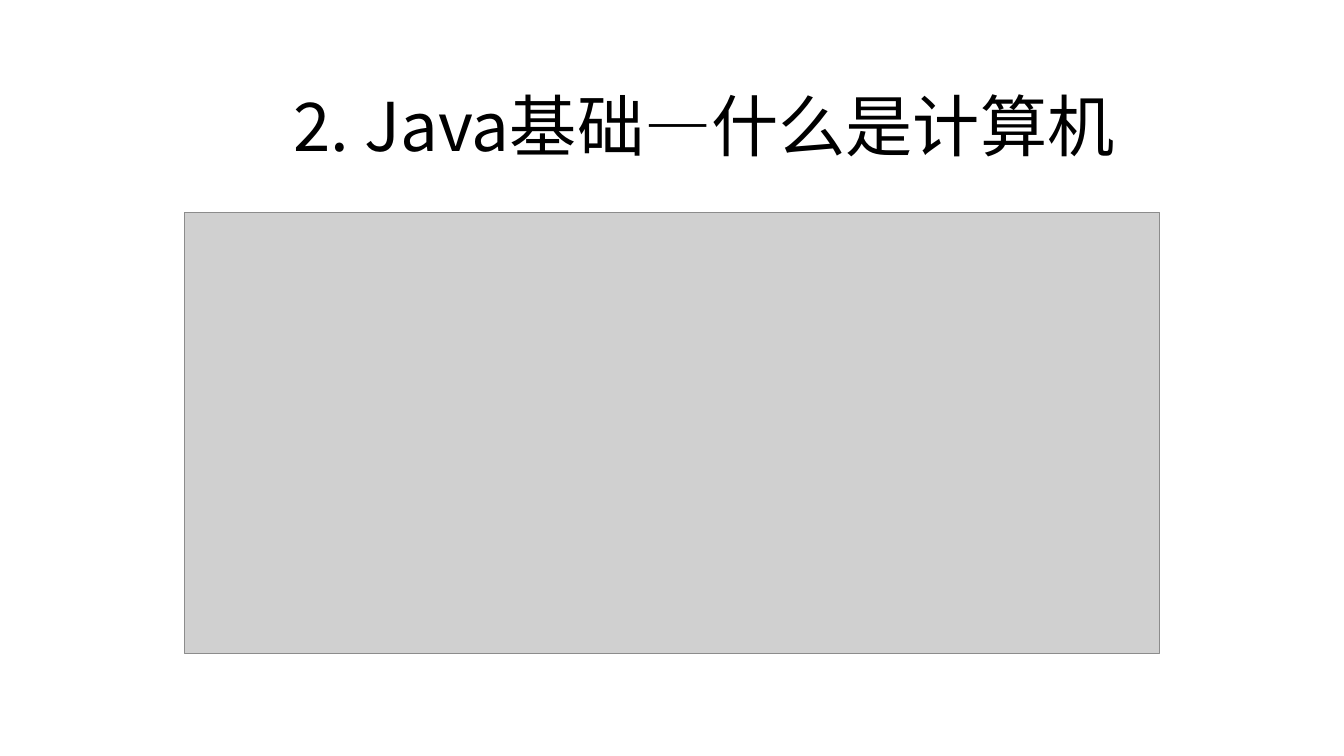
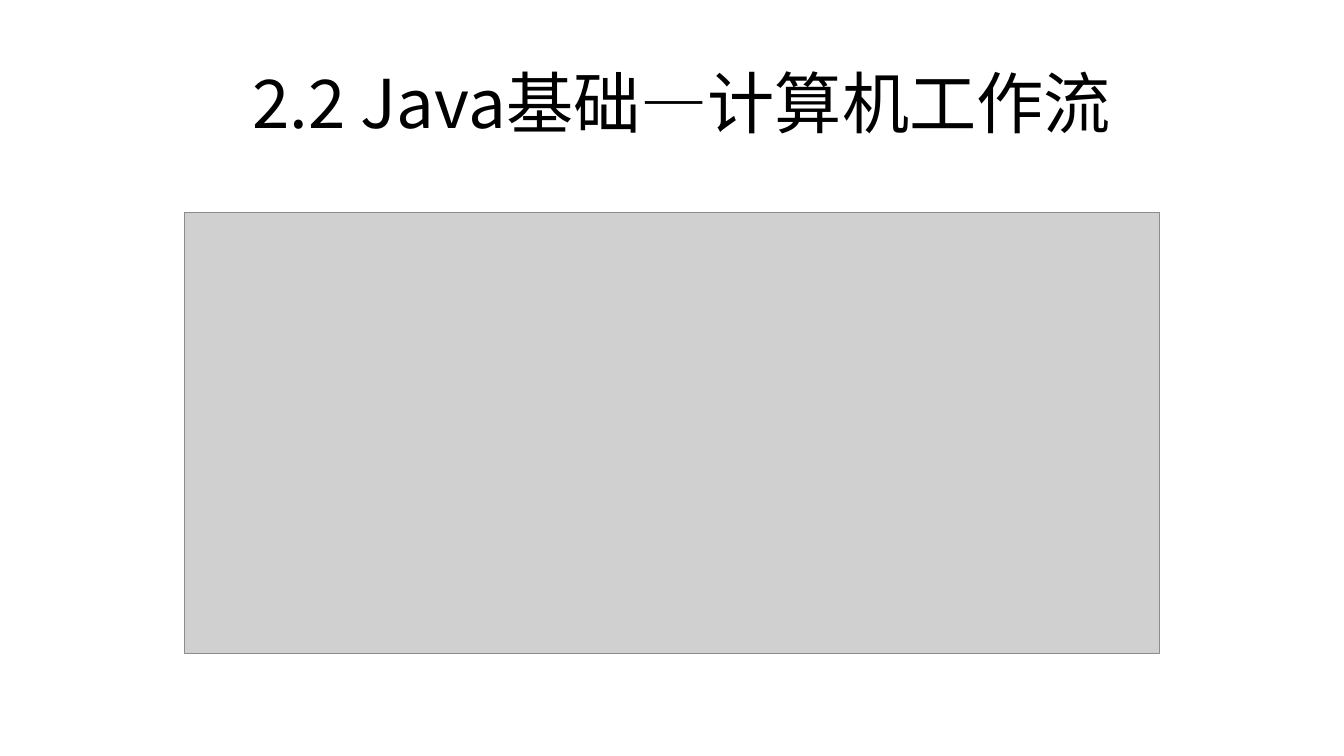
Before and after one commit to zjyesir/hmc_java_1, a slide deck: slide 6 of 1.1绪论.pptx. Drawn at 1344x756 pixels with LibreOffice and Linux fonts; fonts in the diff are those of the drawing; grey boxes stand for pictures; background and template pictures are left out. Boxes give left, top, right and bottom in pixels: in the first picture for what was removed or moved away, otherwise in the second. Text is boxed around its words. In the diff, an @@ line names an element or a change of style, - is before the commit and + after.

```diff
--- a/1.1绪论.pptx
+++ b/1.1绪论.pptx
@@ text at box(253, 71, 1111, 134): text changed @@
-2. Java基础—什么是计算机
+2.2 Java基础—计算机工作流
```
Also in this commit, not shown: 6 other slides changed, 4 slides added, 5 slides removed.
